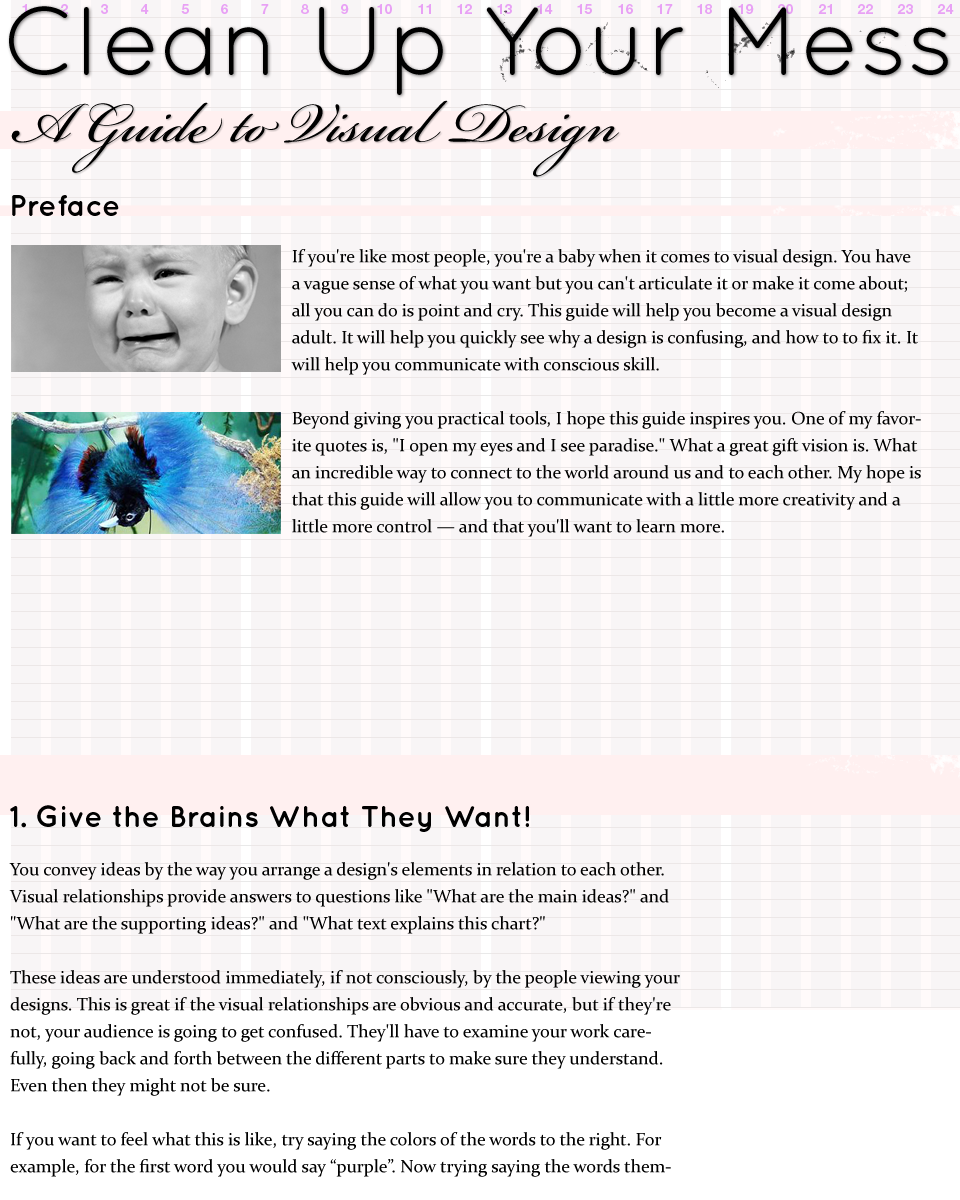
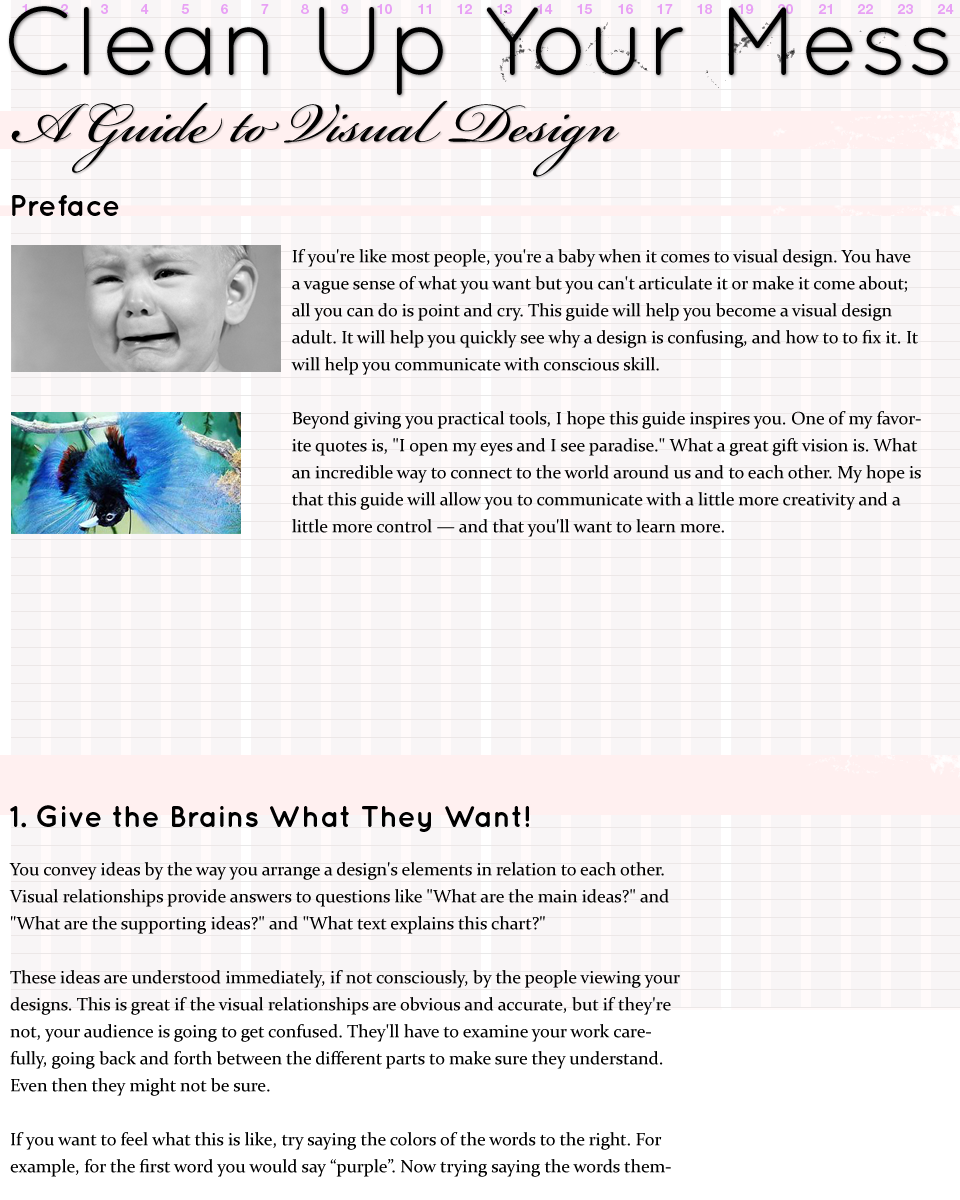
Layered file, before and after one edit (960 × 1200). Changes by layer:
painted on "blue-bird-of-paradise" over (11, 412, 281, 534)
